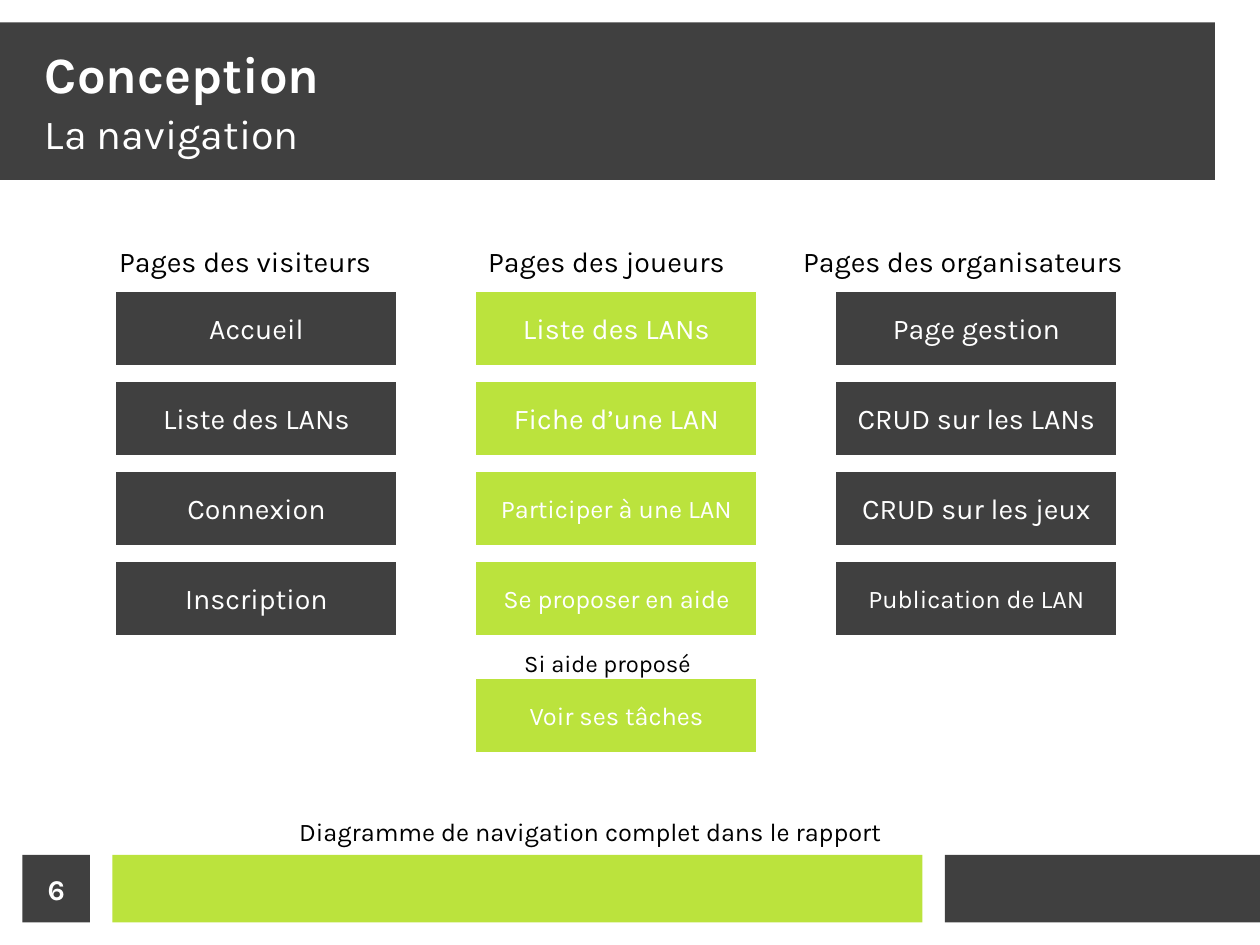
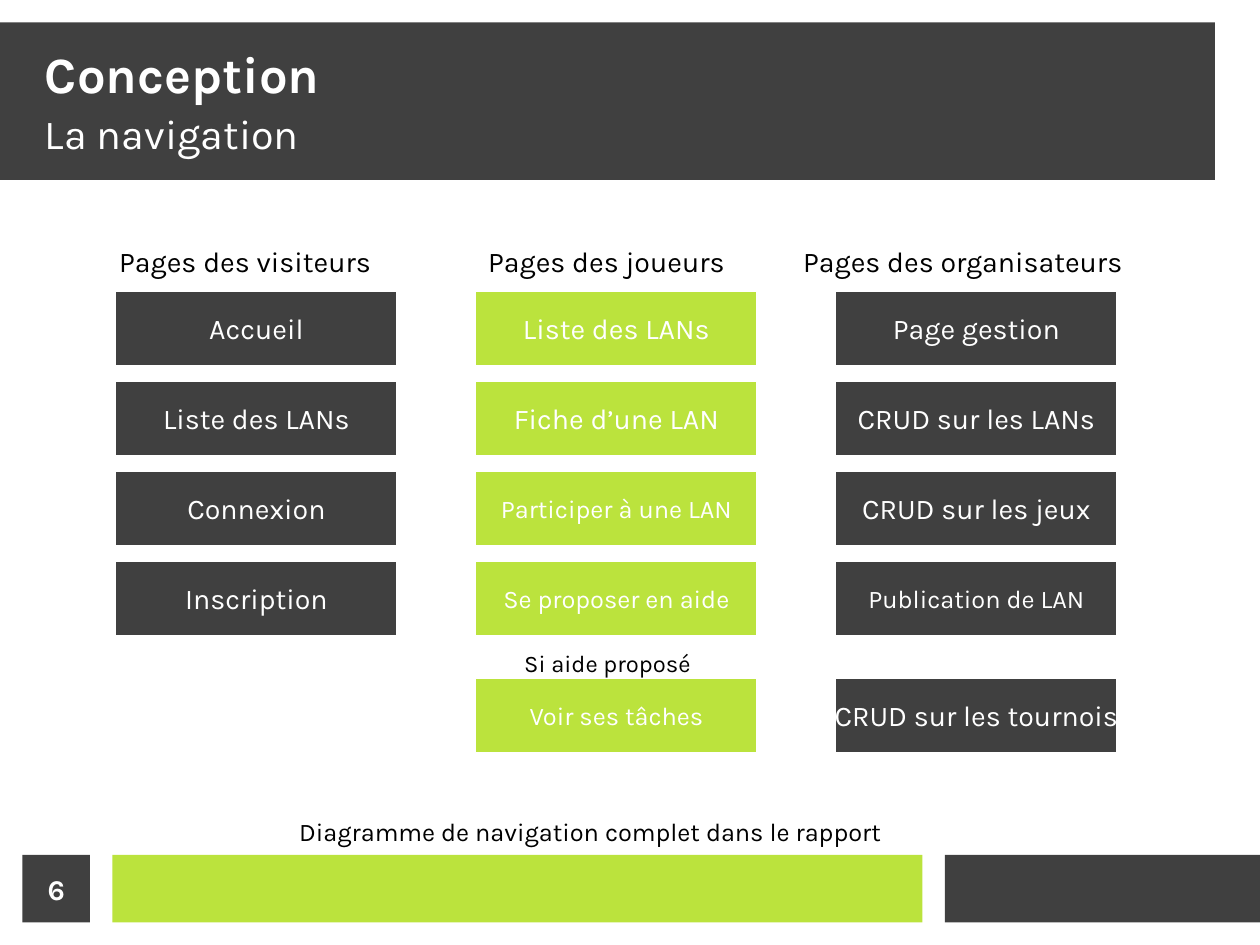
Before and after one commit to ViviSama02/LAN_Party, a slide deck: slide 6 of support_soutenance/soutenance.odp. Drawn at 1260x945 pixels with LibreOffice and Linux fonts; fonts in the diff are those of the drawing. Boxes give left, top, right and bottom in pixels: in the first picture for what was removed or moved away, otherwise in the second. Text is boxed around its words. In the diff, an @@ line names an element or a change of style, - is before the commit and + after.

```diff
--- a/support_soutenance/soutenance.odp
+++ b/support_soutenance/soutenance.odp
@@ freeform shape added at (837,679,1116,751), fill #404040, outline #404040 0 pt, 18 pt, text #FFFFFF @@
+CRUD sur les tournois
```
Also in this commit, not shown: 14 other slides changed, 2 slides added, 4 other files.
